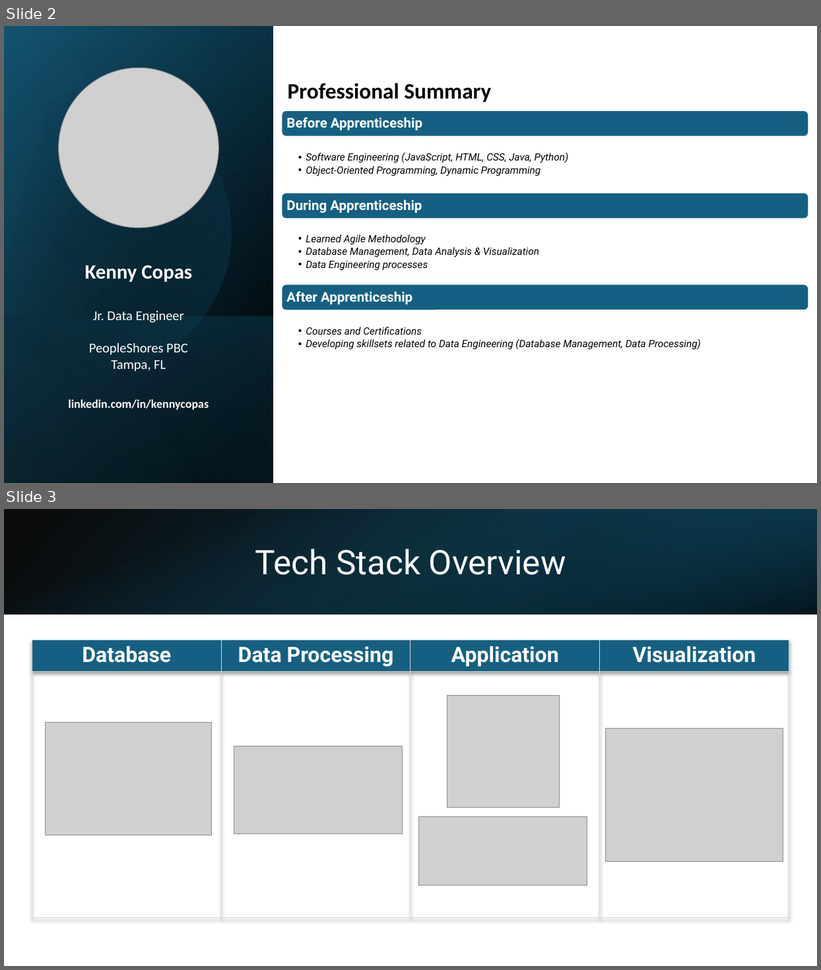
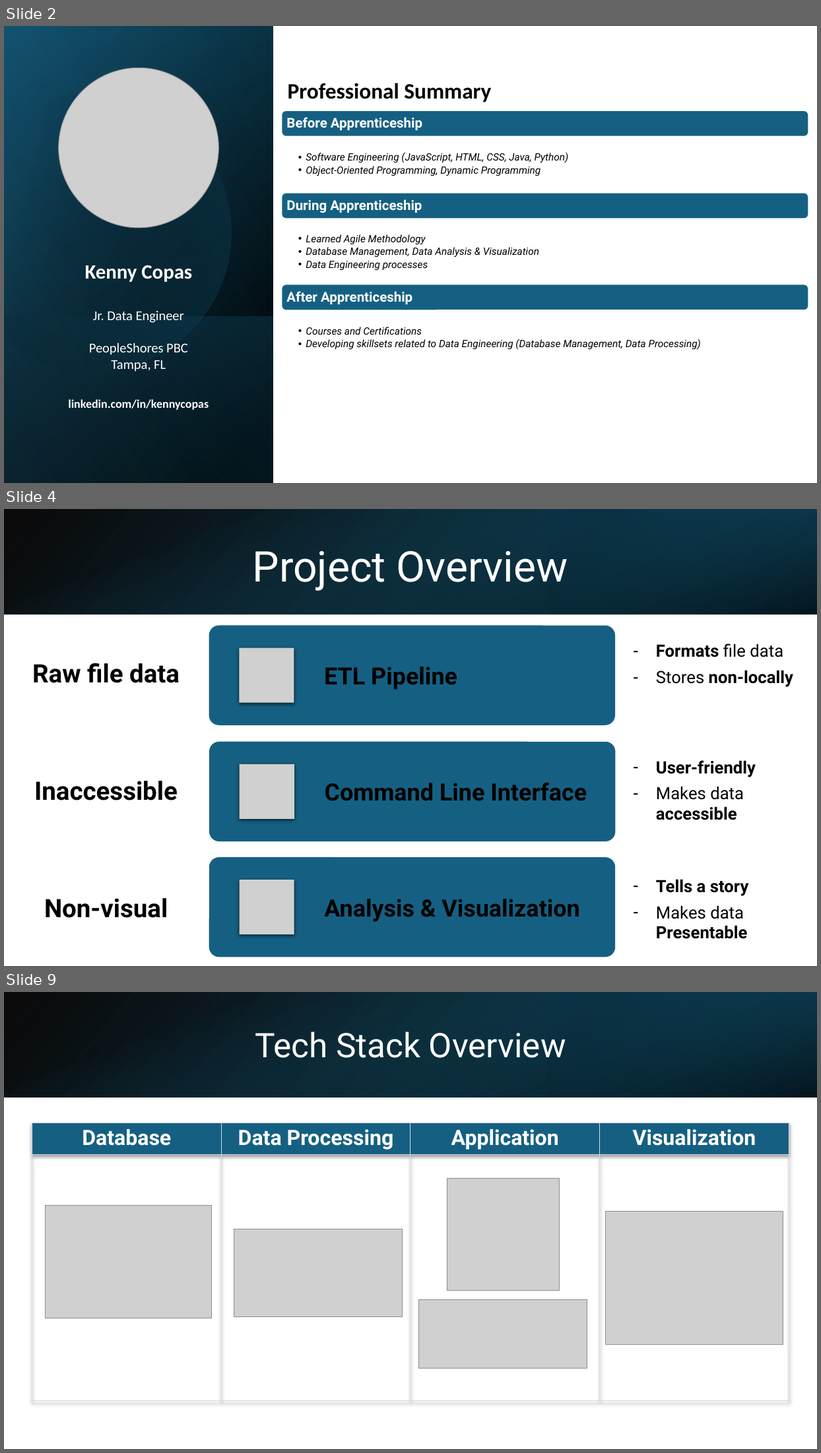
Before and after one commit to kencopas/Projects, a slide deck: Capstone/docs/Kenneth Copas - Capstone Presentation.pptx. Shown one above the other, each under a label of ours: slides 2 and 3 before the commit, slides 2, 4 and 9 after it; the slides between them are not shown. The pictures are 821x970 and 821x1453 pixels, drawn with LibreOffice and Linux fonts; fonts in the diff are those of the drawing; grey boxes stand for pictures. Boxes give left, top, right and bottom in pixels: in the first picture for what was removed or moved away, otherwise in the second. Text is boxed around its words. In the diff, an @@ line names an element or a change of style, - is before the commit and + after.

```diff
--- a/Capstone/docs/Kenneth Copas - Capstone Presentation.pptx
+++ b/Capstone/docs/Kenneth Copas - Capstone Presentation.pptx
@@ slide 4 added at <box>4,509,817,966</box>, background #FFFFFF @@
@@ rectangle added at <box>4,509,817,614</box>, fill gradient #000000 to #104862 @@
@@ rectangle added at <box>4,509,817,614</box>, fill gradient #156082 to #000000 @@
@@ rectangle added at <box>547,509,817,614</box>, fill gradient #0B3041 to #156082 @@
@@ title added at <box>253,551,568,591</box>, 50 pt, text #FFFFFF @@
+Project Overview
@@ rounded rectangle added at <box>209,626,615,725</box>, fill #156082 @@
@@ text added at <box>656,644,793,687</box>, 20 pt, text #000000, bold @@
+– Formats file data
+– Stores non-locally
@@ text added at <box>32,663,180,683</box>, 30 pt, text #000000, bold @@
+Raw file data
@@ picture added at <box>240,648,294,703</box> @@
@@ text added at <box>324,667,457,689</box>, 28 pt, text #000000, bold @@
+ETL Pipeline
@@ rounded rectangle added at <box>209,742,616,842</box>, fill #156082 @@
@@ picture added at <box>240,764,294,819</box> @@
@@ text added at <box>656,760,756,821</box>, 20 pt, text #000000, bold @@
+– User-friendly
+– Makes data accessible
@@ text added at <box>34,781,178,801</box>, 30 pt, text #000000, bold @@
+Inaccessible
@@ text added at <box>325,783,587,801</box>, 28 pt, text #000000, bold @@
+Command Line Interface
@@ rounded rectangle added at <box>209,857,615,957</box>, fill #156082 @@
@@ picture added at <box>240,880,294,935</box> @@
@@ text added at <box>656,879,749,939</box>, 20 pt, text #000000, bold @@
+– Tells a story
+– Makes data Presentable
@@ text added at <box>44,898,168,918</box>, 30 pt, text #000000, bold @@
+Non-visual
@@ text added at <box>324,899,580,922</box>, 28 pt, text #000000, bold @@
+Analysis & Visualization
@@ what was slide 3 is now slide 9 @@
```
Also in this commit, not shown: 3 slides changed, 1 other slide added, 1 slide removed, 4 other files.
